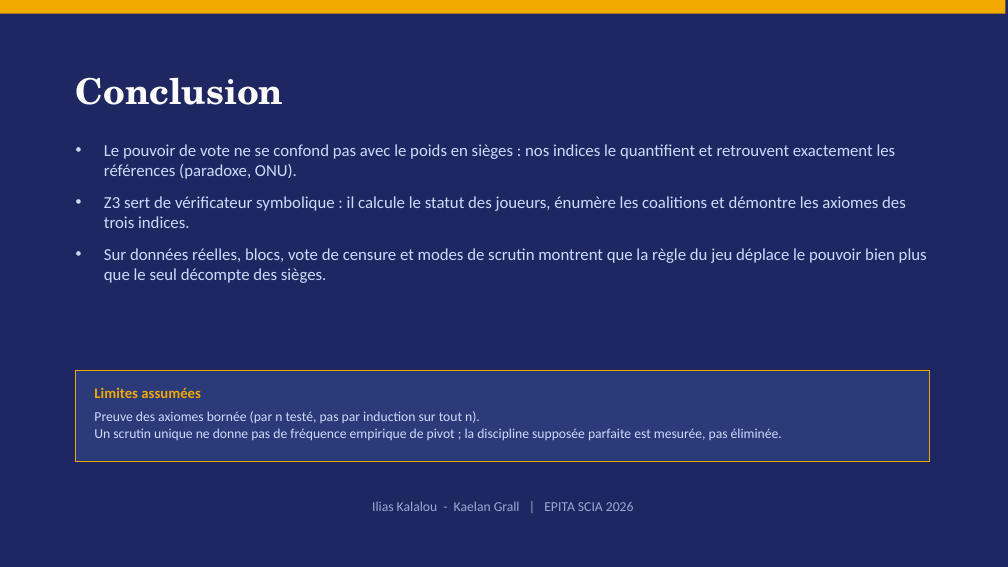
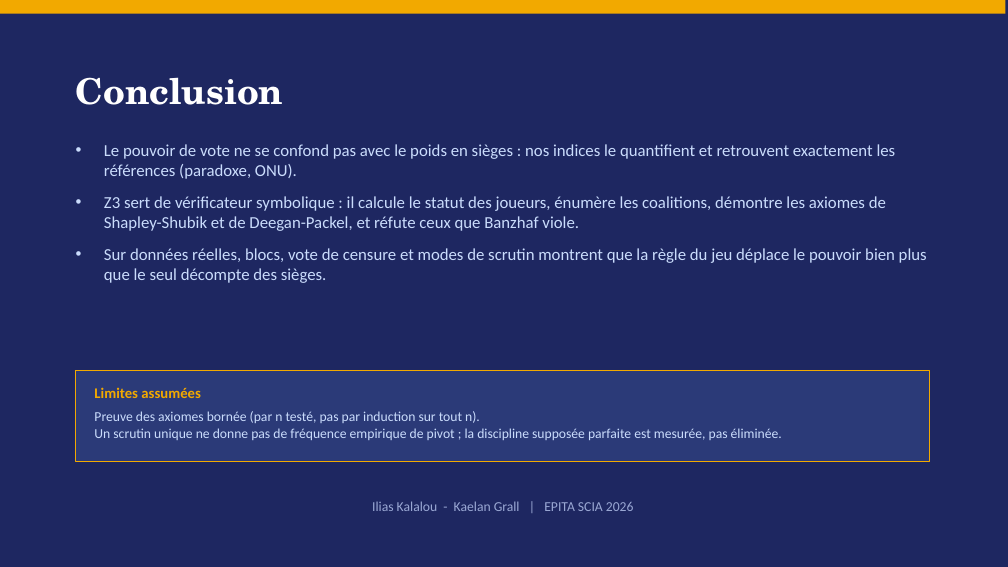
Before and after one commit to kaelag/pouvoir-de-coalition, a slide deck: slide 13 of presentation.pptx (slide 15 before the commit). Drawn at 1008x567 pixels with LibreOffice and Linux fonts; fonts in the diff are those of the drawing. Boxes give left, top, right and bottom in pixels: in the first picture for what was removed or moved away, otherwise in the second. Text is boxed around its words. In the diff, an @@ line names an element or a change of style, - is before the commit and + after.

```diff
--- a/presentation.pptx
+++ b/presentation.pptx
@@ text at (x1=104, y1=196, x2=886, y2=231): text changed @@
-• Z3 sert de vérificateur symbolique : il calcule le statut des joueurs, énumère les coalitions et démontre les axiomes des trois indices.
+• Z3 sert de vérificateur symbolique : il calcule le statut des joueurs, énumère les coalitions, démontre les axiomes de Shapley-Shubik et de Deegan-Packel, et réfute ceux que Banzhaf viole.
```
Also in this commit, not shown: 10 other slides changed, 1 slide added, 3 slides removed, 1 other file.
